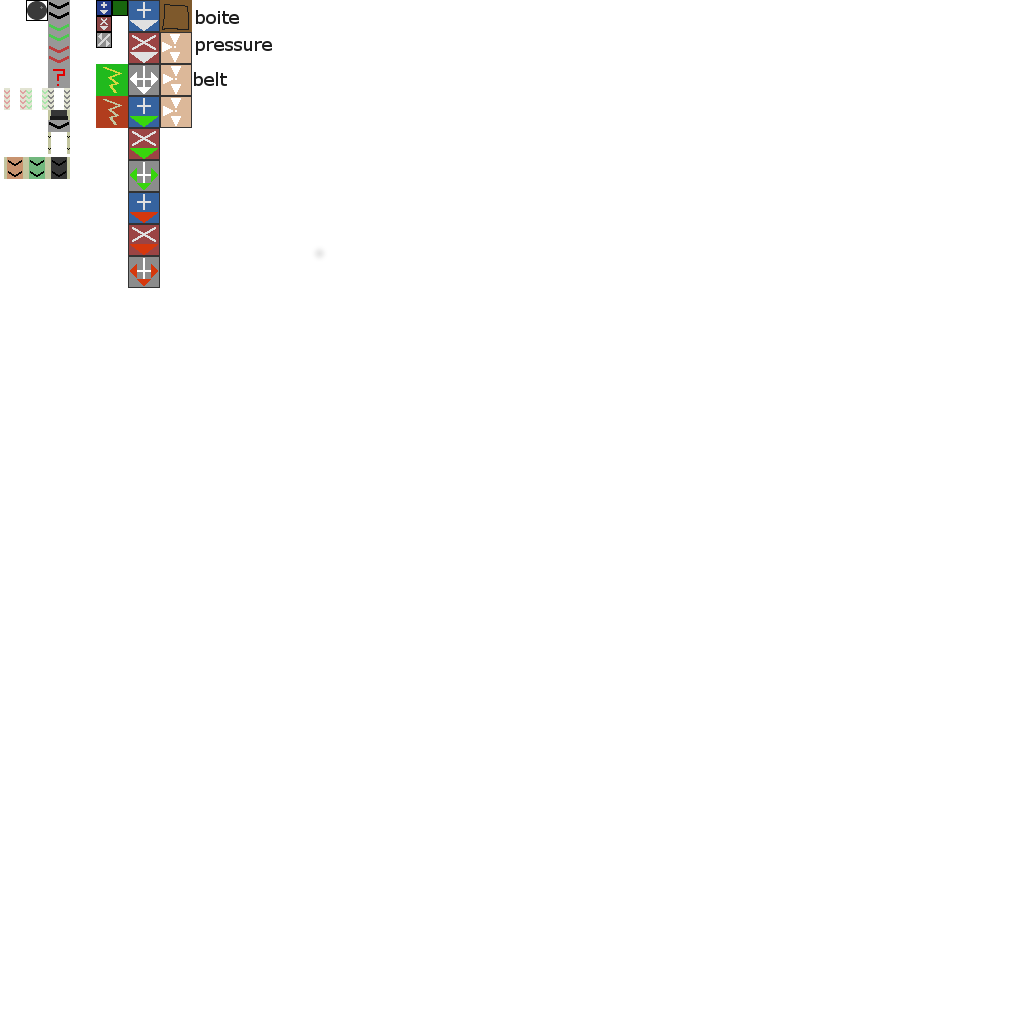
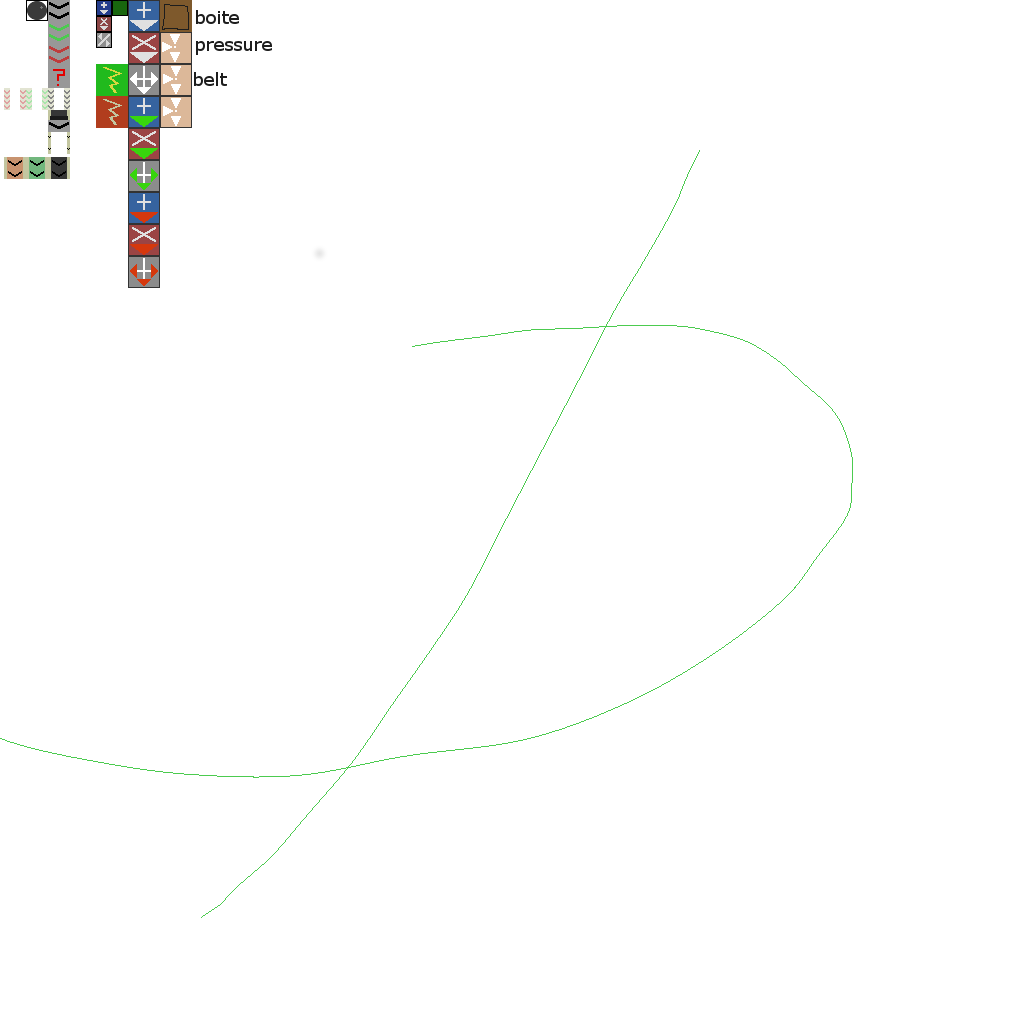
Layer changes from the first 1024 × 1024 image to the second:
painted on "diodes" over [0, 150, 853, 918]
